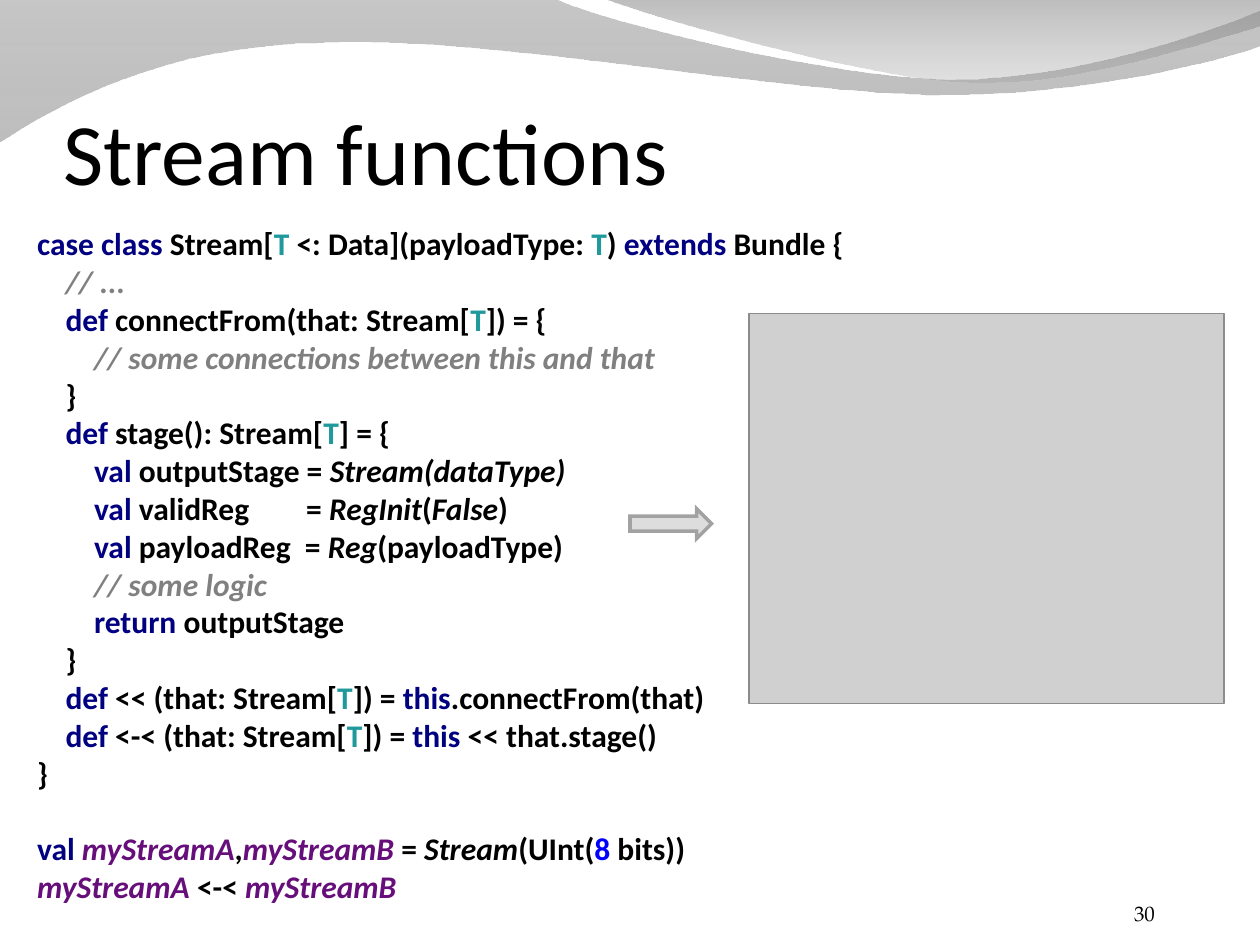
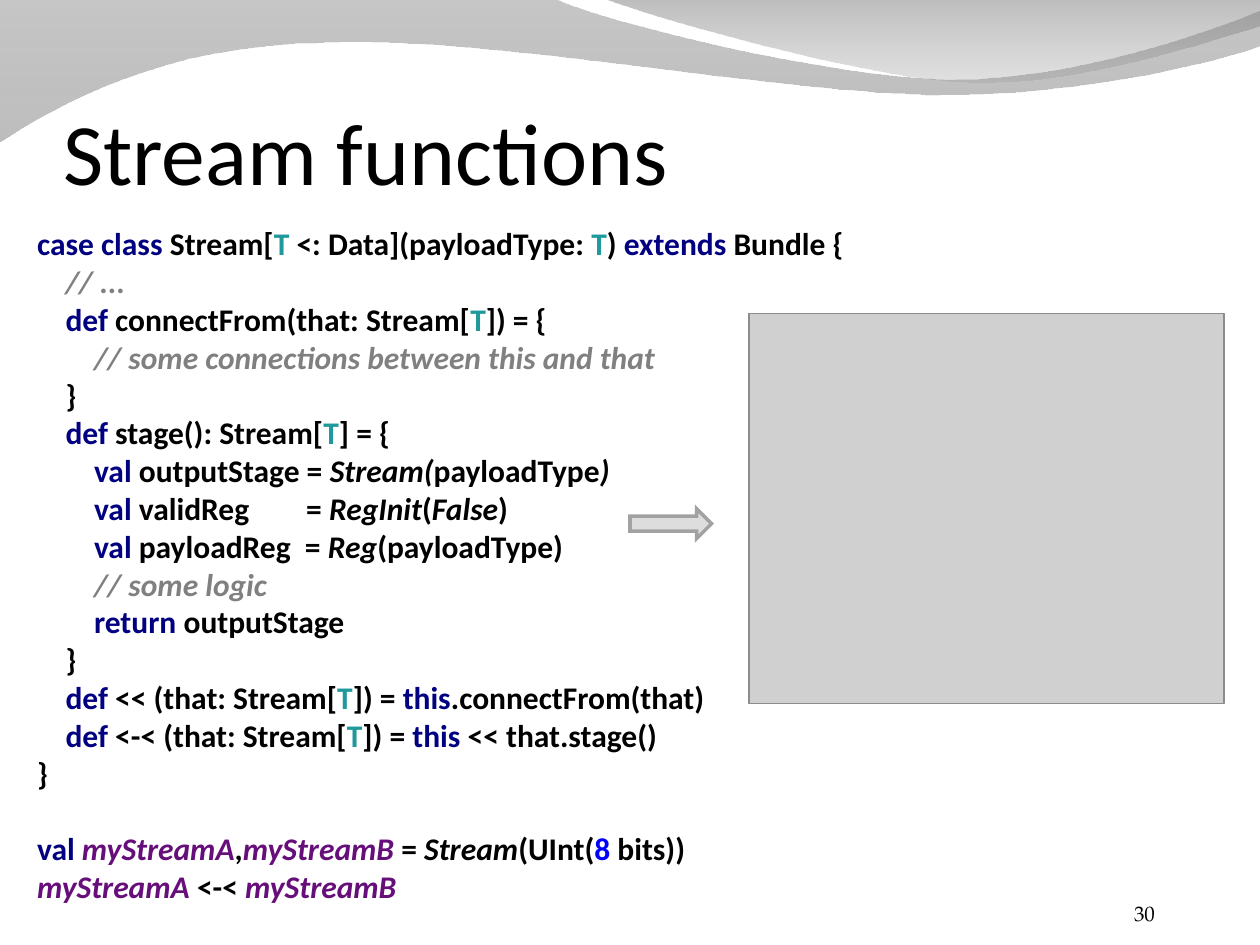
Before and after one commit to SpinalHDL/SpinalDoc, a slide deck: slide 30 of presentation/en/presentation.odp. Drawn at 1260x945 pixels with LibreOffice and Linux fonts; fonts in the diff are those of the drawing; grey boxes stand for pictures; background and template pictures are left out. Boxes give left, top, right and bottom in pixels: in the first picture for what was removed or moved away, otherwise in the second. Text is boxed around its words. In the diff, an @@ line names an element or a change of style, - is before the commit and + after.

Commit message:
Update presentation

```diff
--- a/presentation/en/presentation.odp
+++ b/presentation/en/presentation.odp
@@ text at (37,232,826,903): text changed @@
-case class Stream[T <: Data](payloadType: T) extends Bundle {
-// ...
-def connectFrom(that: Stream[T]) = {
-// some connections between this and that
-}
-def stage(): Stream[T] = {
-val outputStage = Stream(dataType)
-val validReg = RegInit(False)
-val payloadReg = Reg(payloadType)
-// some logic
-return outputStage
-}
-def << (that: Stream[T]) = this.connectFrom(that)
-def <-< (that: Stream[T]) = this << that.stage()
-}
-val myStreamA,myStreamB = Stream(UInt(8 bits))
-myStreamA <-< myStreamB
+case class Stream[T <: Data](payloadType: T) extends Bundle {
+// ...
+def connectFrom(that: Stream[T]) = {
+// some connections between this and that
+}
+def stage(): Stream[T] = {
+val outputStage = Stream(payloadType)
+val validReg = RegInit(False)
+val payloadReg = Reg(payloadType)
+// some logic
+return outputStage
+}
+def << (that: Stream[T]) = this.connectFrom(that)
+def <-< (that: Stream[T]) = this << that.stage()
+}
+val myStreamA,myStreamB = Stream(UInt(8 bits))
+myStreamA <-< myStreamB
```
Also in this commit, not shown: 4 other slides changed, 6 other files.
